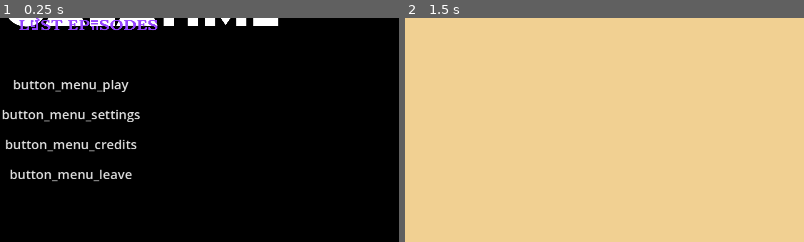
Above: before the commit, frames 1-2 (left to right).
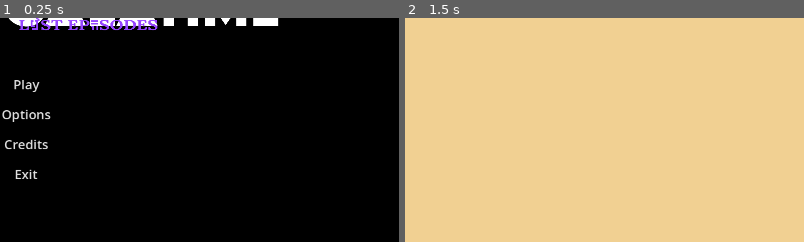
Above: after the commit, the same moments.

Repository: GalaTime-Team/galatime-lost-episodes
Game: Godot game, scene res://Interface/menu.tscn
Same seed, same stepped clock (60 frames per second), same inputs: the game is played once before the commit and once after it.
Inputs:
- Up to frame 1 (0.25 s): no input
- Up to frame 2 (1.5 s): click "button_menu_play" (after the commit: "Play") at 0.5 s; tap Enter at 1.25 s
The pictures show only the part of the screen within x 0-50%, y 40-90%; the shares and areas given below are measured in that part.

The runs differ from the first frame. In frame 1, 2.9% of the frame differs, in the area x 0-36%, y 27-74%; in frame 2, nothing differs.

Commit message:
esqueci de por as linguas no projeto :skull:

Diff:
--- a/project.godot
+++ b/project.godot
@@ -24,3 +24,7 @@
 window/size/viewport_width=1920
 window/size/viewport_height=1080
 window/size/initial_position_type=2
+
+[internationalization]
+
+locale/translations=PackedStringArray("res://Asset/Linguas/translate_gtle.en.translation", "res://Asset/Linguas/translate_gtle.ja.translation", "res://Asset/Linguas/translate_gtle.pt_PT.translation")
